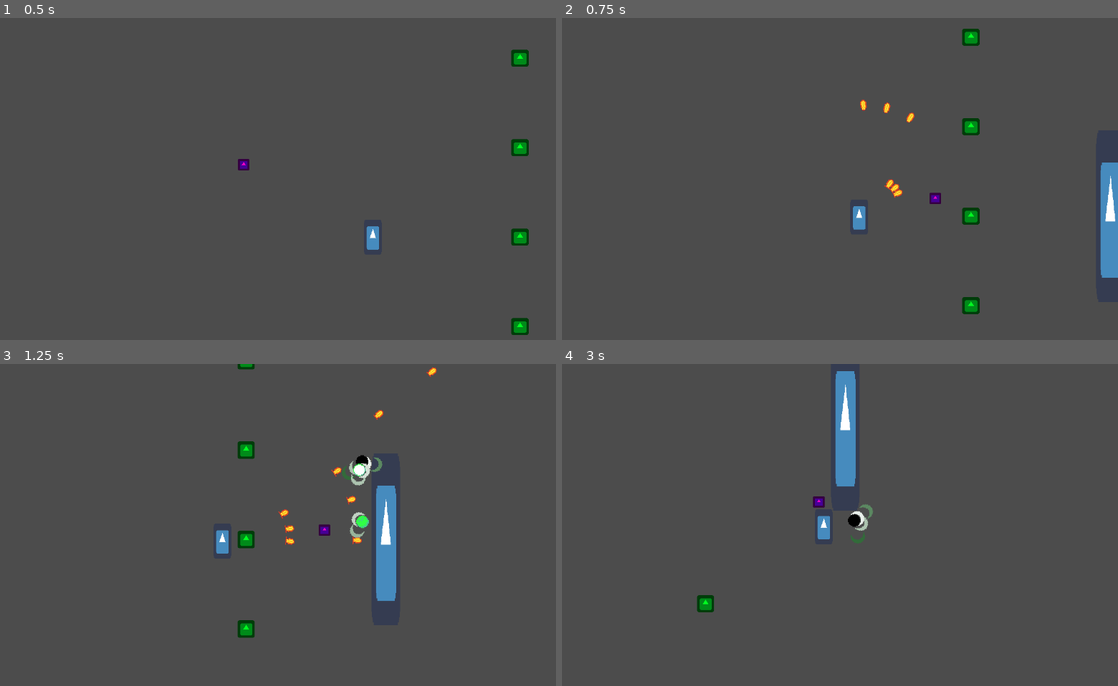
Above: before the commit, frames 1-4 (two rows, left to right).
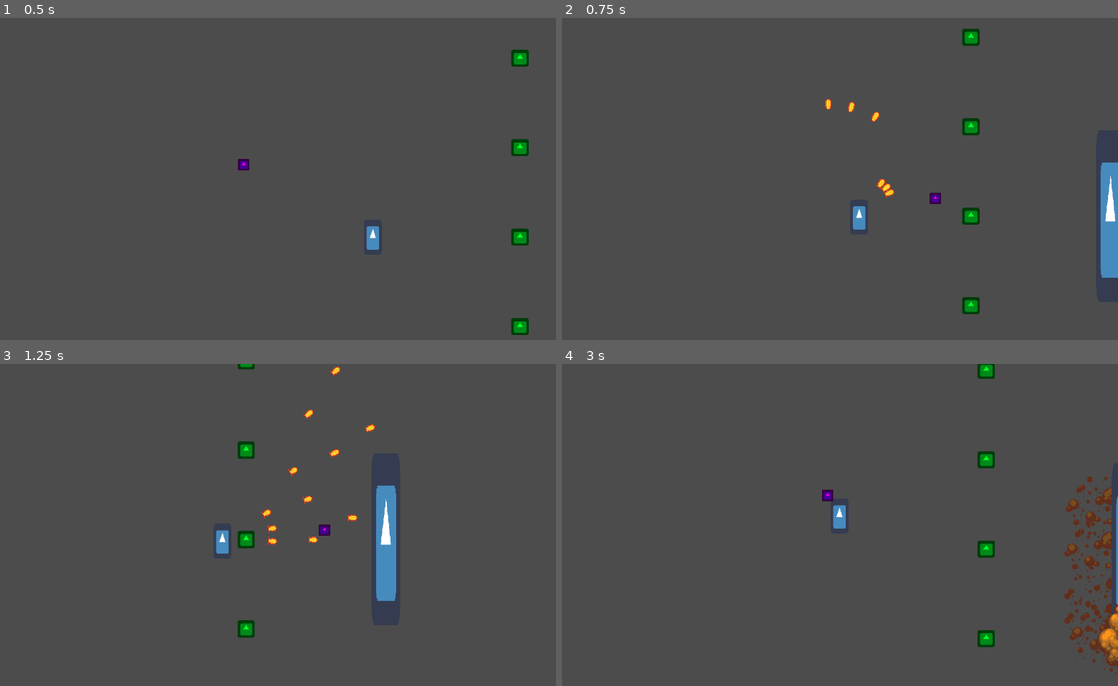
Above: after the commit, the same moments.

Repository: florian-rieder/2DShooter
Game: Godot game, scene res://test.tscn
Two runs of this game, one before a commit and one after it. Both use one fixed random seed, a clock stepped at 60 frames per second and the inputs below. The engine's default icon, where the game draws it, is replaced by a stand-in: a white triangle on a blue panel in a dark square. Sound files missing from this copy of the repository are replaced by a short silence.
Inputs (mouse positions are in pixels of both pictures, inside the frame that each line leads up to):
- Up to frame 1 (0.5 s): no input
- Up to frame 2 (0.75 s): move the mouse to (956, 162) at 0.52 s; hold D (right) from 0.53 s (still down); hold Space (fire) from 0.53 s (still down)
- Up to frame 3 (1.25 s): keep holding D (right); keep holding Space (fire)
- Up to frame 4 (3 s): move the mouse to (717, 541) at 1.27 s; release D (right) at 1.28 s; release Space (fire) at 1.28 s; hold S (down) 1.28-2.03 s; tap C at 1.35, 2.85 s; move the mouse to (890, 454) at 2.02 s; hold D (right) 2.03-2.78 s; hold Space (fire) 2.03-2.78 s; move the mouse to (801, 589) at 2.77 s; hold W (up) from 2.78 s (still down)

Frame 1 is identical in both runs. In frame 2, 0.4% of the frame differs, in the area x 47-64%, y 25-56%; in frame 3, 1.0%; in frame 4, 4.6%, in the area x 24-100%, y 0-97%.

Commit message:
Added explosions
+ addded crosshait

Diff:
--- /dev/null
+++ b/2DShooter/Crosshair.gd
@@ -0,0 +1,14 @@
+extends Node
+
+
+# Load the custom images for the mouse cursor.
+var arrow = load("res://crosshair.png")
+
+
+func _ready():
+    # Changes only the arrow shape of the cursor.
+    # This is similar to changing it in the project settings.
+    Input.set_custom_mouse_cursor(arrow)
+
+    # Changes a specific shape of the cursor (here, the I-beam shape).
+    #Input.set_custom_mouse_cursor(beam, Input.CURSOR_IBEAM)
--- /dev/null
+++ b/2DShooter/Impact/Explosion/Explosion.gd
@@ -0,0 +1,28 @@
+extends Area2D
+
+
+export var damage = 500
+
+
+# Called when the node enters the scene tree for the first time.
+func _ready():
+    yield(get_tree().create_timer(0.1), "timeout")
+    var bodies = get_overlapping_bodies()
+
+    for body in bodies:
+        if body.has_method('take_hit'):
+            var distance = body.global_position.distance_to(global_position)/16
+            var effective_damage = damage/(distance*distance)
+            print(String(distance) + "  " + String(effective_damage))
+            body.call('take_hit', damage)
+
+    $AnimatedSprite.playing = true
+
+
+# Called every frame. 'delta' is the elapsed time since the previous frame.
+#func _process(delta):
+#    pass
+
+
+func _on_AnimatedSprite_animation_finished():
+    queue_free()
--- /dev/null
+++ b/2DShooter/Impact/Explosion/Explosion.tscn
@@ -0,0 +1,76 @@
+[gd_scene load_steps=17 format=2]
+
+[ext_resource path="res://Impact/Explosion/Explosion.png" type="Texture" id=1]
+[ext_resource path="res://Impact/Explosion/Explosion.gd" type="Script" id=2]
+
+[sub_resource type="AtlasTexture" id=1]
+atlas = ExtResource( 1 )
+region = Rect2( 0, 0, 96, 96 )
+
+[sub_resource type="AtlasTexture" id=2]
+atlas = ExtResource( 1 )
+region = Rect2( 96, 0, 96, 96 )
+
+[sub_resource type="AtlasTexture" id=3]
+atlas = ExtResource( 1 )
+region = Rect2( 192, 0, 96, 96 )
+
+[sub_resource type="AtlasTexture" id=4]
+atlas = ExtResource( 1 )
+region = Rect2( 288, 0, 96, 96 )
+
+[sub_resource type="AtlasTexture" id=5]
+atlas = ExtResource( 1 )
+region = Rect2( 384, 0, 96, 96 )
+
+[sub_resource type="AtlasTexture" id=6]
+atlas = ExtResource( 1 )
+region = Rect2( 480, 0, 96, 96 )
+
+[sub_resource type="AtlasTexture" id=7]
+atlas = ExtResource( 1 )
+region = Rect2( 576, 0, 96, 96 )
+
+[sub_resource type="AtlasTexture" id=8]
+atlas = ExtResource( 1 )
+region = Rect2( 672, 0, 96, 96 )
+
+[sub_resource type="AtlasTexture" id=9]
+atlas = ExtResource( 1 )
+region = Rect2( 768, 0, 96, 96 )
+
+[sub_resource type="AtlasTexture" id=10]
+atlas = ExtResource( 1 )
+region = Rect2( 864, 0, 96, 96 )
+
+[sub_resource type="AtlasTexture" id=11]
+atlas = ExtResource( 1 )
+region = Rect2( 960, 0, 96, 96 )
+
+[sub_resource type="AtlasTexture" id=12]
+atlas = ExtResource( 1 )
+region = Rect2( 1056, 0, 96, 96 )
+
+[sub_resource type="SpriteFrames" id=13]
+animations = [ {
+"frames": [ SubResource( 1 ), SubResource( 2 ), SubResource( 3 ), SubResource( 4 ), SubResource( 5 ), SubResource( 6 ), SubResource( 7 ), SubResource( 8 ), SubResource( 9 ), SubResource( 10 ), SubResource( 11 ), SubResource( 12 ) ],
+"loop": true,
+"name": "default",
+"speed": 20.0
+} ]
+
+[sub_resource type="CircleShape2D" id=14]
+radius = 52.9528
+
+[node name="Explosion" type="Area2D"]
+script = ExtResource( 2 )
+
+[node name="AnimatedSprite" type="AnimatedSprite" parent="."]
+frames = SubResource( 13 )
+frame = 3
+playing = true
+
+[node name="CollisionShape2D" type="CollisionShape2D" parent="."]
+shape = SubResource( 14 )
+
+[connection signal="animation_finished" from="AnimatedSprite" to="." method="_on_AnimatedSprite_animation_finished"]
--- a/2DShooter/Impact/Impact.gd
+++ b/2DShooter/Impact/Impact.gd
@@ -1,4 +1,5 @@
 extends Node2D
+
 
 func _ready():
     $ImpactParticles.emitting = true
--- a/2DShooter/Projectile/Data/BigProjectile.tres
+++ b/2DShooter/Projectile/Data/BigProjectile.tres
@@ -1,7 +1,7 @@
 [gd_resource type="Resource" load_steps=12 format=2]
 
-[ext_resource path="res://Projectile/ProjectileResource.gd" type="Script" id=1]
-[ext_resource path="res://Impact/Impact.tscn" type="PackedScene" id=2]
+[ext_resource path="res://Projectile/Data/ProjectileResource.gd" type="Script" id=1]
+[ext_resource path="res://Impact/Explosion/Explosion.tscn" type="PackedScene" id=2]
 [ext_resource path="res://audio/hit_2.wav" type="AudioStream" id=3]
 [ext_resource path="res://audio/hit_1.wav" type="AudioStream" id=4]
 [ext_resource path="res://Projectile/All_Fire_Bullet_Pixel_16x16.png" type="Texture" id=5]
--- a/2DShooter/Projectile/TestProjectile.tres
+++ b/2DShooter/Projectile/Data/TestProjectile.tres
@@ -1,6 +1,6 @@
 [gd_resource type="Resource" load_steps=10 format=2]
 
-[ext_resource path="res://Projectile/ProjectileResource.gd" type="Script" id=1]
+[ext_resource path="res://Projectile/Data/ProjectileResource.gd" type="Script" id=1]
 [ext_resource path="res://audio/Impact.wav" type="AudioStream" id=2]
 [ext_resource path="res://Impact/Impact.tscn" type="PackedScene" id=3]
 [ext_resource path="res://Projectile/All_Fire_Bullet_Pixel_16x16.png" type="Texture" id=4]
--- /dev/null
+++ b/2DShooter/Projectile/Data/TwistyProjectile.tres
@@ -0,0 +1,41 @@
+[gd_resource type="Resource" load_steps=11 format=2]
+
+[ext_resource path="res://Projectile/Data/ProjectileResource.gd" type="Script" id=1]
+[ext_resource path="res://Projectile/All_Fire_Bullet_Pixel_16x16.png" type="Texture" id=2]
+[ext_resource path="res://audio/hit_2.wav" type="AudioStream" id=3]
+[ext_resource path="res://audio/hit_1.wav" type="AudioStream" id=4]
+[ext_resource path="res://Impact/Impact.tscn" type="PackedScene" id=5]
+
+[sub_resource type="AtlasTexture" id=1]
+atlas = ExtResource( 2 )
+region = Rect2( 496, 112, 16, 16 )
+
+[sub_resource type="AtlasTexture" id=2]
+atlas = ExtResource( 2 )
+region = Rect2( 512, 112, 16, 16 )
+
+[sub_resource type="AtlasTexture" id=3]
+atlas = ExtResource( 2 )
+region = Rect2( 528, 112, 16, 16 )
+
+[sub_resource type="AtlasTexture" id=4]
+atlas = ExtResource( 2 )
+region = Rect2( 544, 112, 16, 16 )
+
+[sub_resource type="SpriteFrames" id=5]
+animations = [ {
+"frames": [ SubResource( 1 ), SubResource( 2 ), SubResource( 3 ), SubResource( 4 ) ],
+"loop": true,
+"name": "default",
+"speed": 24.0
+} ]
+
+[resource]
+script = ExtResource( 1 )
+speed = 400
+damage = 15
+frames = SubResource( 5 )
+impact = ExtResource( 5 )
+impact_sounds = [ ExtResource( 4 ), ExtResource( 3 ) ]
+impact_quantity = 1
+impact_deviation = 0
--- a/2DShooter/Projectile/Projectile.gd
+++ b/2DShooter/Projectile/Projectile.gd
@@ -31,7 +31,7 @@
         if projectile.impact_deviation != 0:
             deviation = Vector2(randi() % projectile.impact_deviation, randi() % projectile.impact_deviation)
 
-        root.add_child(impact)
+        root.call_deferred('add_child', impact)
         impact.global_position = global_position + deviation
 
 
--- a/2DShooter/Projectile/Projectile.tscn
+++ b/2DShooter/Projectile/Projectile.tscn
@@ -1,8 +1,8 @@
-[gd_scene load_steps=10 format=2]
+[gd_scene load_steps=14 format=2]
 
 [ext_resource path="res://Projectile/All_Fire_Bullet_Pixel_16x16.png" type="Texture" id=1]
 [ext_resource path="res://Projectile/Projectile.gd" type="Script" id=2]
-[ext_resource path="res://Projectile/TestProjectile.tres" type="Resource" id=3]
+[ext_resource path="res://Projectile/Data/TestProjectile.tres" type="Resource" id=3]
 
 [sub_resource type="AtlasTexture" id=2]
 atlas = ExtResource( 1 )
@@ -20,9 +20,25 @@
 atlas = ExtResource( 1 )
 region = Rect2( 224, 0, 16, 16 )
 
+[sub_resource type="AtlasTexture" id=7]
+atlas = ExtResource( 1 )
+region = Rect2( 336, 176, 16, 16 )
+
+[sub_resource type="AtlasTexture" id=8]
+atlas = ExtResource( 1 )
+region = Rect2( 352, 176, 16, 16 )
+
+[sub_resource type="AtlasTexture" id=9]
+atlas = ExtResource( 1 )
+region = Rect2( 368, 176, 16, 16 )
+
+[sub_resource type="AtlasTexture" id=10]
+atlas = ExtResource( 1 )
+region = Rect2( 384, 176, 16, 16 )
+
 [sub_resource type="SpriteFrames" id=6]
 animations = [ {
-"frames": [ SubResource( 2 ), SubResource( 3 ), SubResource( 4 ), SubResource( 5 ) ],
+"frames": [ SubResource( 2 ), SubResource( 3 ), SubResource( 4 ), SubResource( 5 ), SubResource( 7 ), SubResource( 8 ), SubResource( 9 ), SubResource( 10 ) ],
 "loop": true,
 "name": "default",
 "speed": 25.0
@@ -39,10 +55,11 @@
 [node name="Sprite" type="AnimatedSprite" parent="."]
 position = Vector2( 8, 0 )
 frames = SubResource( 6 )
-frame = 3
+frame = 4
 playing = true
 
 [node name="CollisionShape2D" type="CollisionShape2D" parent="."]
+visible = false
 position = Vector2( 8, 1 )
 rotation = 1.5708
 shape = SubResource( 1 )
@@ -52,5 +69,10 @@
 one_shot = true
 autostart = true
 
+[node name="VisibilityEnabler2D" type="VisibilityEnabler2D" parent="."]
+visible = false
+position = Vector2( 8, 1 )
+scale = Vector2( 0.8, 0.5 )
+
 [connection signal="body_entered" from="." to="." method="_on_Projectile_body_entered"]
 [connection signal="timeout" from="Timer" to="." method="_on_Timer_timeout"]
--- a/2DShooter/Weapon/Data/Burst.tres
+++ b/2DShooter/Weapon/Data/Burst.tres
@@ -1,7 +1,7 @@
 [gd_resource type="Resource" load_steps=4 format=2]
 
 [ext_resource path="res://Weapon/Data/WeaponResource.gd" type="Script" id=1]
-[ext_resource path="res://Projectile/Data/BigProjectile.tres" type="Resource" id=2]
+[ext_resource path="res://Projectile/Data/TwistyProjectile.tres" type="Resource" id=2]
 [ext_resource path="res://audio/Burst.wav" type="AudioStream" id=3]
 
 [resource]
--- a/2DShooter/Weapon/Data/ToxicBlaster.tres
+++ b/2DShooter/Weapon/Data/ToxicBlaster.tres
@@ -1,10 +1,47 @@
-[gd_resource type="Resource" load_steps=6 format=2]
+[gd_resource type="Resource" load_steps=15 format=2]
 
 [ext_resource path="res://Weapon/Data/WeaponResource.gd" type="Script" id=1]
-[ext_resource path="res://Projectile/TestProjectile.tres" type="Resource" id=2]
+[ext_resource path="res://Projectile/Data/ProjectileResource.gd" type="Script" id=2]
 [ext_resource path="res://audio/Toxic5.wav" type="AudioStream" id=3]
 [ext_resource path="res://audio/Toxic2.wav" type="AudioStream" id=4]
 [ext_resource path="res://audio/Toxic4.wav" type="AudioStream" id=5]
+[ext_resource path="res://Impact/Impact.tscn" type="PackedScene" id=6]
+[ext_resource path="res://Projectile/All_Fire_Bullet_Pixel_16x16.png" type="Texture" id=7]
+[ext_resource path="res://audio/Impact.wav" type="AudioStream" id=8]
+
+[sub_resource type="AtlasTexture" id=1]
+atlas = ExtResource( 7 )
+region = Rect2( 336, 112, 16, 16 )
+
+[sub_resource type="AtlasTexture" id=2]
+atlas = ExtResource( 7 )
+region = Rect2( 352, 112, 16, 16 )
+
+[sub_resource type="AtlasTexture" id=3]
+atlas = ExtResource( 7 )
+region = Rect2( 368, 112, 16, 16 )
+
+[sub_resource type="AtlasTexture" id=4]
+atlas = ExtResource( 7 )
+region = Rect2( 384, 112, 16, 16 )
+
+[sub_resource type="SpriteFrames" id=5]
+animations = [ {
+"frames": [ SubResource( 1 ), SubResource( 2 ), SubResource( 3 ), SubResource( 4 ) ],
+"loop": true,
+"name": "default",
+"speed": 24.0
+} ]
+
+[sub_resource type="Resource" id=6]
+script = ExtResource( 2 )
+speed = 500
+damage = 20
+frames = SubResource( 5 )
+impact = ExtResource( 6 )
+impact_sounds = [ ExtResource( 8 ) ]
+impact_quantity = 1
+impact_deviation = 0
 
 [resource]
 script = ExtResource( 1 )
@@ -15,5 +52,5 @@
 kickback = 50
 shake_trauma = 0.2
 max_trauma = 0.4
-projectile = ExtResource( 2 )
+projectile = SubResource( 6 )
 fire_sounds = [ ExtResource( 4 ), ExtResource( 5 ), ExtResource( 3 ) ]
--- a/2DShooter/Weapon/Data/test_weapon.tres
+++ b/2DShooter/Weapon/Data/test_weapon.tres
@@ -2,7 +2,7 @@
 
 [ext_resource path="res://Weapon/Data/WeaponResource.gd" type="Script" id=1]
 [ext_resource path="res://audio/Wobbly_shooter.wav" type="AudioStream" id=2]
-[ext_resource path="res://Projectile/TestProjectile.tres" type="Resource" id=3]
+[ext_resource path="res://Projectile/Data/TestProjectile.tres" type="Resource" id=3]
 
 [resource]
 script = ExtResource( 1 )
--- a/2DShooter/Weapon/Weapon.gd
+++ b/2DShooter/Weapon/Weapon.gd
@@ -50,7 +50,7 @@
     var random_deviation = rand_range(-inac, inac)
     var b = projectile_scene.instance()
     b.projectile = weapon.projectile
-    owner.add_child(b)
+    _root.add_child(b)
     b.global_transform = muzzle.global_transform
     # inaccuracy and deviation
     b.set_rotation(b.rotation + deviation + random_deviation)
--- a/2DShooter/project.godot
+++ b/2DShooter/project.godot
@@ -22,7 +22,7 @@
 "base": "Resource",
 "class": "ProjectileResource",
 "language": "GDScript",
-"path": "res://Projectile/ProjectileResource.gd"
+"path": "res://Projectile/Data/ProjectileResource.gd"
 }, {
 "base": "Camera2D",
 "class": "ShakeCamera2D",
--- a/2DShooter/test.tscn
+++ b/2DShooter/test.tscn
@@ -9,6 +9,7 @@
 [ext_resource path="res://Weapon/Data/BlipThump.tres" type="Resource" id=7]
 [ext_resource path="res://Weapon/Data/Heavy.tres" type="Resource" id=8]
 [ext_resource path="res://Weapon/Data/Burst.tres" type="Resource" id=9]
+[ext_resource path="res://Crosshair.gd" type="Script" id=10]
 
 [sub_resource type="RectangleShape2D" id=3]
 extents = Vector2( 15.5, 95.5 )
@@ -59,3 +60,6 @@
 position = Vector2( -440, -458 )
 rect = Rect2( 0, 0, 150, 150 )
 entity_layer = NodePath("..")
+
+[node name="Crosshair" type="Node" parent="."]
+script = ExtResource( 10 )
Binary file added: 2DShooter/Impact/Explosion/Explosion.png
Not shown, added: 2DShooter/Impact/Explosion/Explosion.png.import
Renamed: 2DShooter/Projectile/ProjectileResource.gd -> 2DShooter/Projectile/Data/ProjectileResource.gd
Binary file added: 2DShooter/crosshair.png
Not shown, added: 2DShooter/crosshair.png.import
Not shown: 1 places in 2DShooter/test.tscn that only renumber resources
